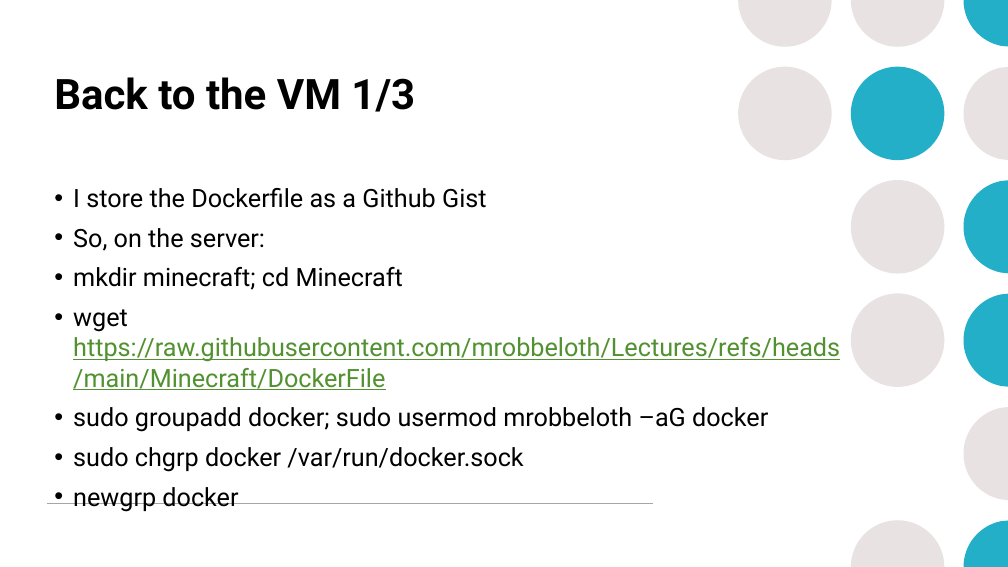
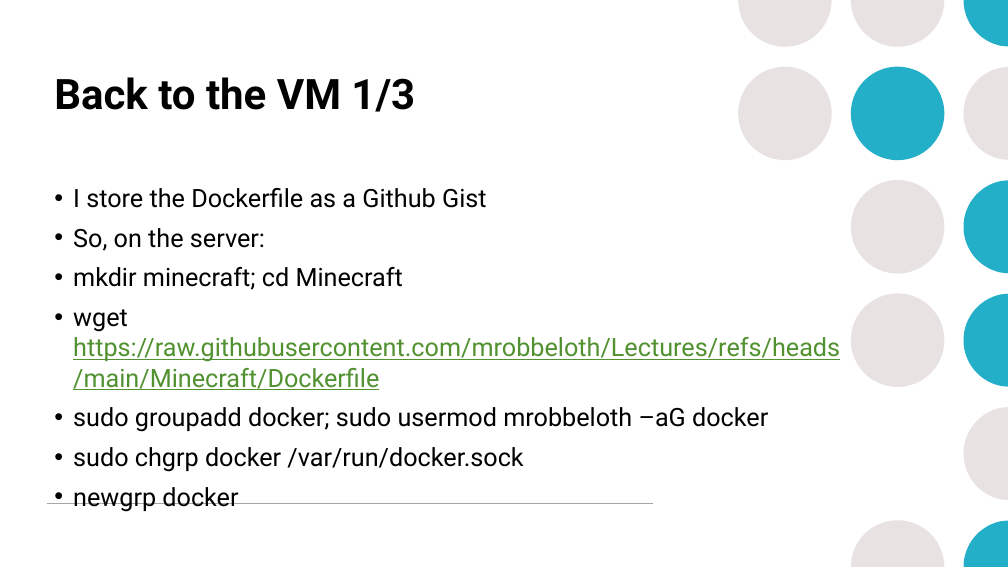
Before and after one commit to mrobbeloth/Lectures, a slide deck: slide 35 of Minecraft/Learning DevOps Through Minecraft.pptx (slide 34 before the commit). Drawn at 1008x567 pixels with LibreOffice and Linux fonts; fonts in the diff are those of the drawing. Boxes give left, top, right and bottom in pixels: in the first picture for what was removed or moved away, otherwise in the second. Text is boxed around its words. In the diff, an @@ line names an element or a change of style, - is before the commit and + after.

```diff
--- a/Minecraft/Learning DevOps Through Minecraft.pptx
+++ b/Minecraft/Learning DevOps Through Minecraft.pptx
@@ text at [73, 309, 840, 390]: text changed @@
-• wget https://raw.githubusercontent.com/mrobbeloth/Lectures/refs/heads/main/Minecraft/DockerFile
+• wget https://raw.githubusercontent.com/mrobbeloth/Lectures/refs/heads/main/Minecraft/Dockerfile
```
Also in this commit, not shown: 4 other slides changed, 2 slides added, 1 slide removed.
